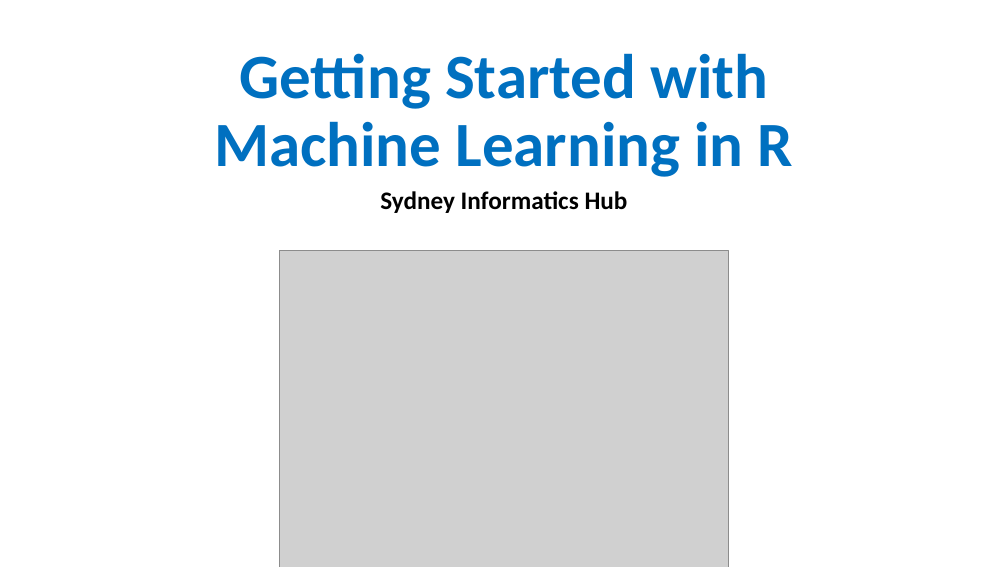
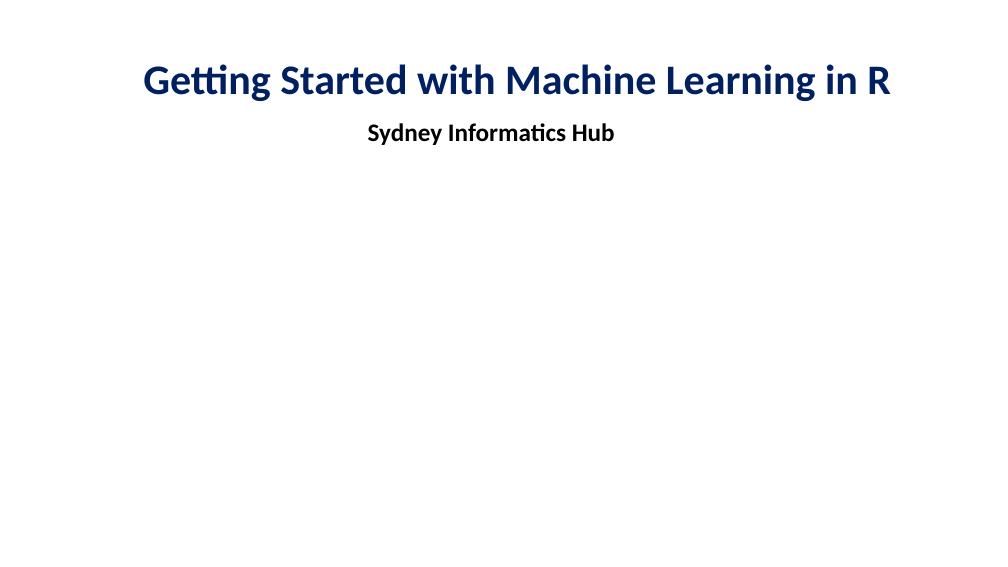
Before and after one commit to Sydney-Informatics-Hub/Module3R, a slide deck: slide 1 of slides/Module3R.pptx. Drawn at 1008x567 pixels with LibreOffice and Linux fonts; fonts in the diff are those of the drawing; grey boxes stand for pictures. Boxes give left, top, right and bottom in pixels: in the first picture for what was removed or moved away, otherwise in the second. Text is boxed around its words. In the diff, an @@ line names an element or a change of style, - is before the commit and + after.

```diff
--- a/slides/Module3R.pptx
+++ b/slides/Module3R.pptx
@@ title "Getting Started with Machine Learning ...": place and size @@
-title "Getting Started with Machine Learning ..." at box(214, 53, 793, 177)
+title "Getting Started with Machine Learning ..." at box(143, 64, 891, 101)
@@ title "Getting Started with Machine Learning ..." at box(143, 64, 891, 101): size 60 to 40 pt, text colour #0070C0 to #002060 @@
@@ subtitle "Sydney Informatics Hub": place and size @@
-subtitle "Sydney Informatics Hub" at box(380, 191, 628, 213)
+subtitle "Sydney Informatics Hub" at box(368, 123, 615, 145)
@@ picture removed at box(280, 250, 729, 567) @@
```
Also in this commit, not shown: 1 other slide changed, 4 slides added, 2 other files.
